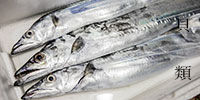
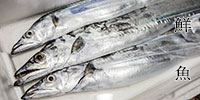
The second w=200, h=100 image is a revision of the first. Changes to its layers:
added group "01.鮮魚" with 2 layers above "02.貝類" over left=173, top=16, right=192, bottom=82
renamed "貝類 のコピー" to "鮮 魚", moved it into group "01.鮮魚", painted on it over left=174, top=17, right=192, bottom=81
moved "sub_nav" into group "01.鮮魚" over left=173, top=16, right=192, bottom=82
showed group "02.貝類" (2 layers) over left=173, top=16, right=192, bottom=82
painted on "貝類" over left=174, top=18, right=192, bottom=81
showed group "03.干物" (2 layers) over left=173, top=16, right=192, bottom=82
painted on "干物" over left=174, top=16, right=191, bottom=80
painted on "sub_nab03" over left=173, top=16, right=192, bottom=82
showed group "04.その他加工品" (3 layers) over left=173, top=16, right=192, bottom=82
painted on "その他" over left=177, top=16, right=192, bottom=34
painted on "加工品" over left=174, top=66, right=176, bottom=82
